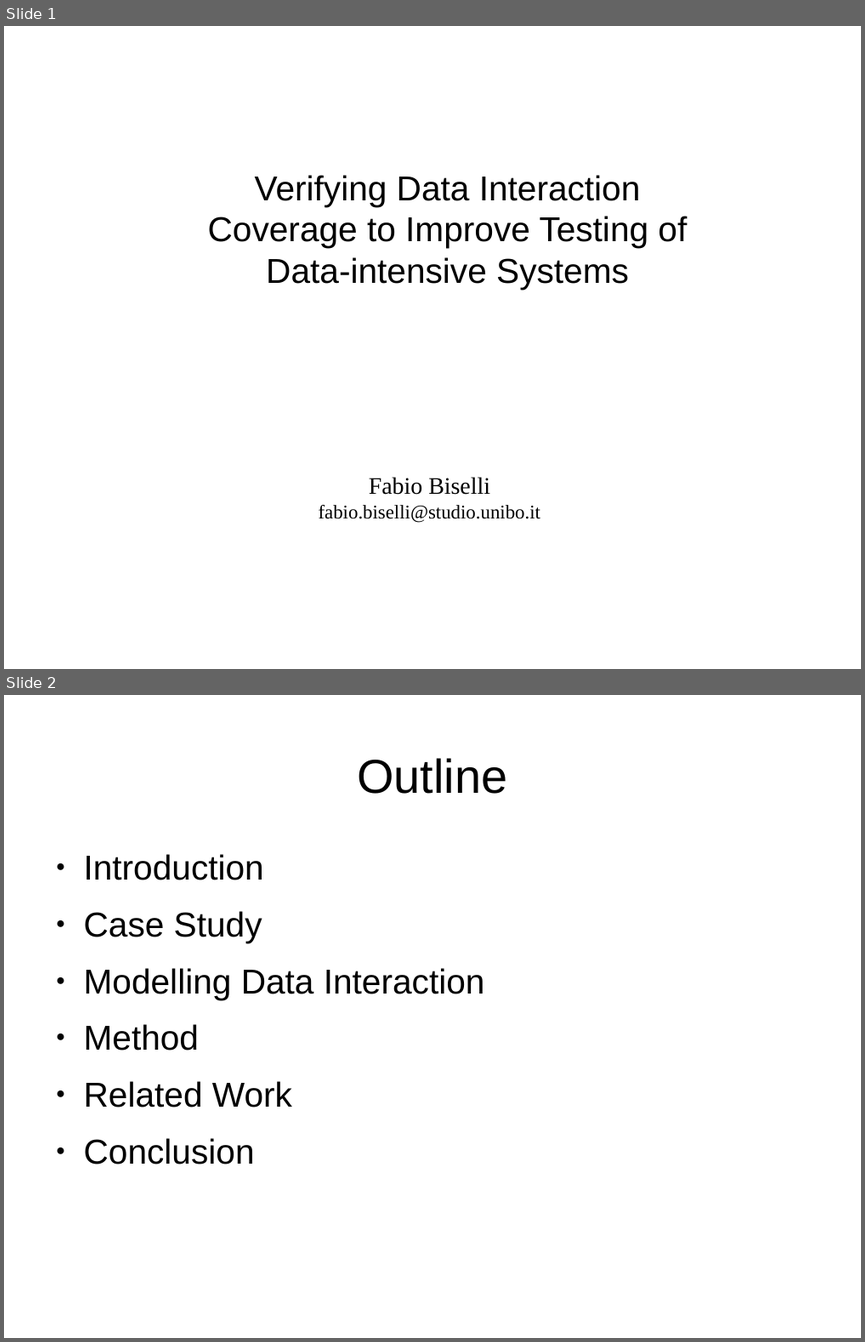
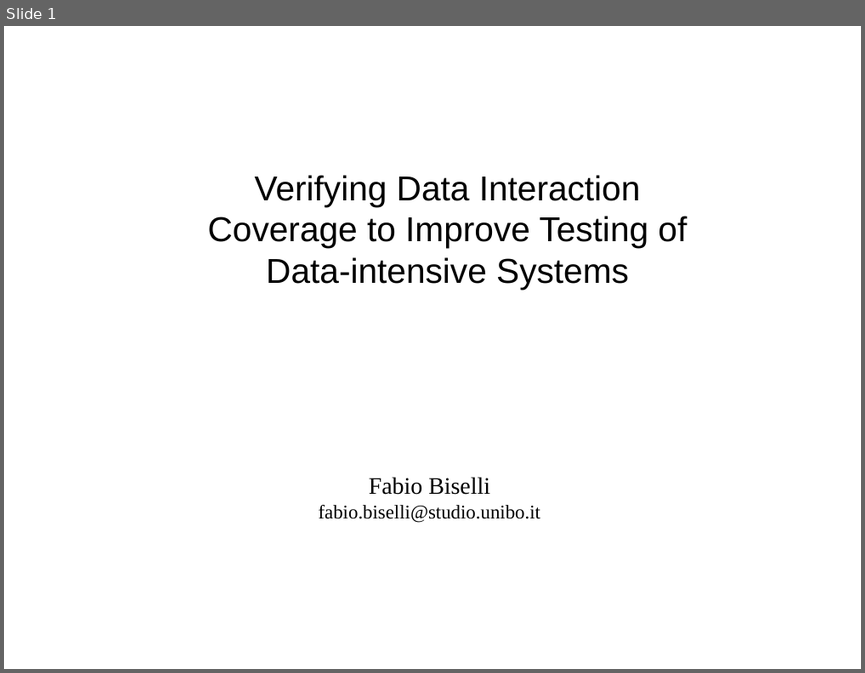
Before and after one commit to FabioBis/University, a slide deck: UNIBO/ComplementiBD/DataInteractionCoverage.odp. Shown one above the other, each under a label of ours: slides 1 and 2 before the commit, slide 1 after it. The pictures are 865x1342 and 865x673 pixels, drawn with LibreOffice and Linux fonts; fonts in the diff are those of the drawing. Boxes give left, top, right and bottom in pixels: in the first picture for what was removed or moved away, otherwise in the second. Text is boxed around its words. In the diff, an @@ line names an element or a change of style, - is before the commit and + after.

```diff
--- a/UNIBO/ComplementiBD/DataInteractionCoverage.odp
+++ b/UNIBO/ComplementiBD/DataInteractionCoverage.odp
@@ slide 2 removed at (x1=4, y1=695, x2=861, y2=1338), background #FFFFFF @@
@@ title removed at (x1=357, y1=758, x2=507, y2=794) @@
-Outline
@@ text removed at (x1=84, y1=854, x2=485, y2=1164) @@
-● Introduction
-● Case Study
-● Modelling Data Interaction
-● Method
-● Related Work
-● Conclusion
```
Also in this commit, not shown: 3 slides changed, 18 slides added, 1 other slide removed, 1 other file.
